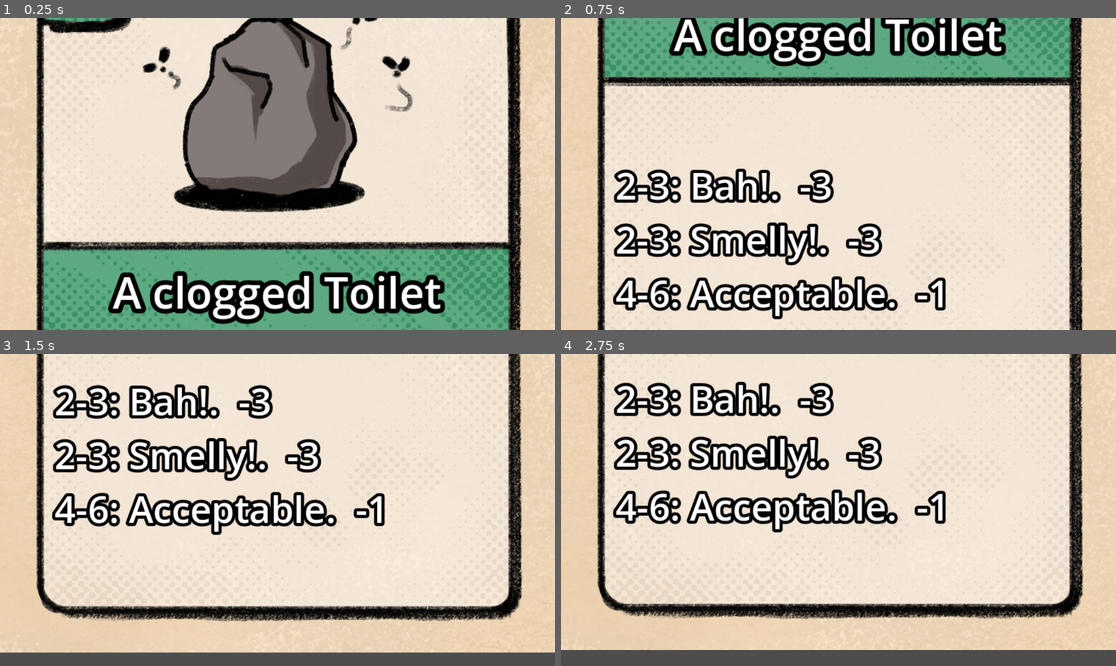
Above: before the commit, frames 1-4 (two rows, left to right).
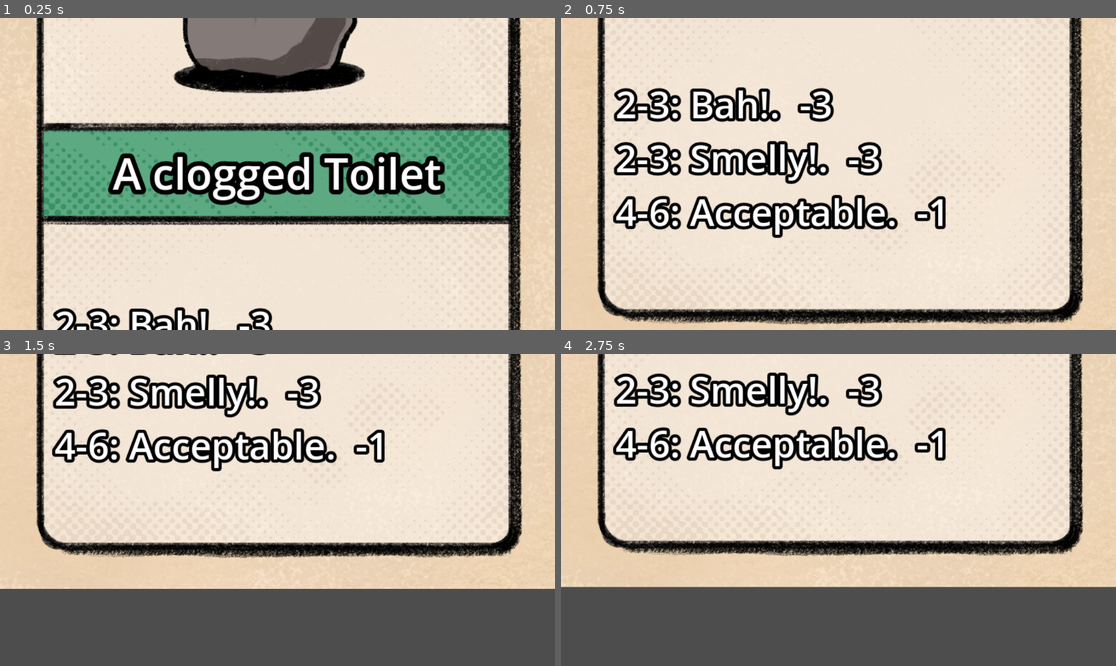
Above: after the commit, the same moments.

Repository: Lievven/weak-end-energy
Game: Godot game, scene res://card_ui/card_slot.tscn
Same seed, same stepped clock (60 frames per second), same inputs: the game is played once before the commit and once after it. This scene is started directly instead of the project's main scene. Sound files missing from this copy of the repository are replaced by a short silence.
Inputs (mouse positions are in pixels of both pictures, inside the frame that each line leads up to):
- Up to frame 1 (0.25 s): no input
- Up to frame 2 (0.75 s): tap Enter at 0.5 s; move the mouse to (960, 158) at 0.52 s; click (960, 158) at 0.67 s
- Up to frame 3 (1.5 s): move the mouse to (166, 525) at 1.27 s; click (166, 525) at 1.42 s
- Up to frame 4 (2.75 s): move the mouse to (894, 441) at 2.02 s; click (894, 441) at 2.17 s

The runs differ from the first frame. In frame 1, 61% of the frame differs, in the area x 0-95%, y 0-100%; in frame 2, 46%; in frame 3, 46%; in frame 4, 46%.
Error in both runs: Invalid call. Nonexistent function 'disable_cards' in base 'Nil'. (res://card_ui/card_slot.gd:51)

Commit message:
moved card hand up a bit

Diff:
--- a/Godot/card_ui/card_hand.tscn
+++ b/Godot/card_ui/card_hand.tscn
@@ -22,5 +22,5 @@
 grow_vertical = 2
 
 [node name="Separator1" type="Control" parent="SlotContainer"]
-custom_minimum_size = Vector2(10, 0)
+custom_minimum_size = Vector2(92, 0)
 layout_mode = 2
--- a/Godot/card_ui/card_slot.tscn
+++ b/Godot/card_ui/card_slot.tscn
@@ -13,6 +13,8 @@
 size_flags_horizontal = 3
 script = ExtResource("1_jmuc5")
 card = NodePath("Card")
+maximum_screen_percentage = 1.1
+minimum_screen_percentage = 0.69
 
 [node name="Card" parent="." instance=ExtResource("1_qx3y6")]
 layout_mode = 1
